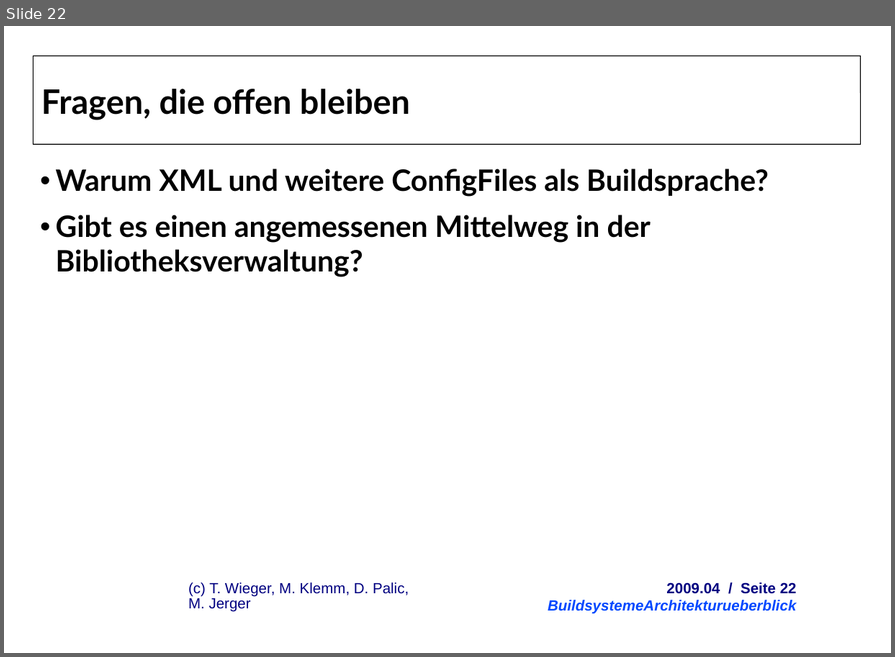
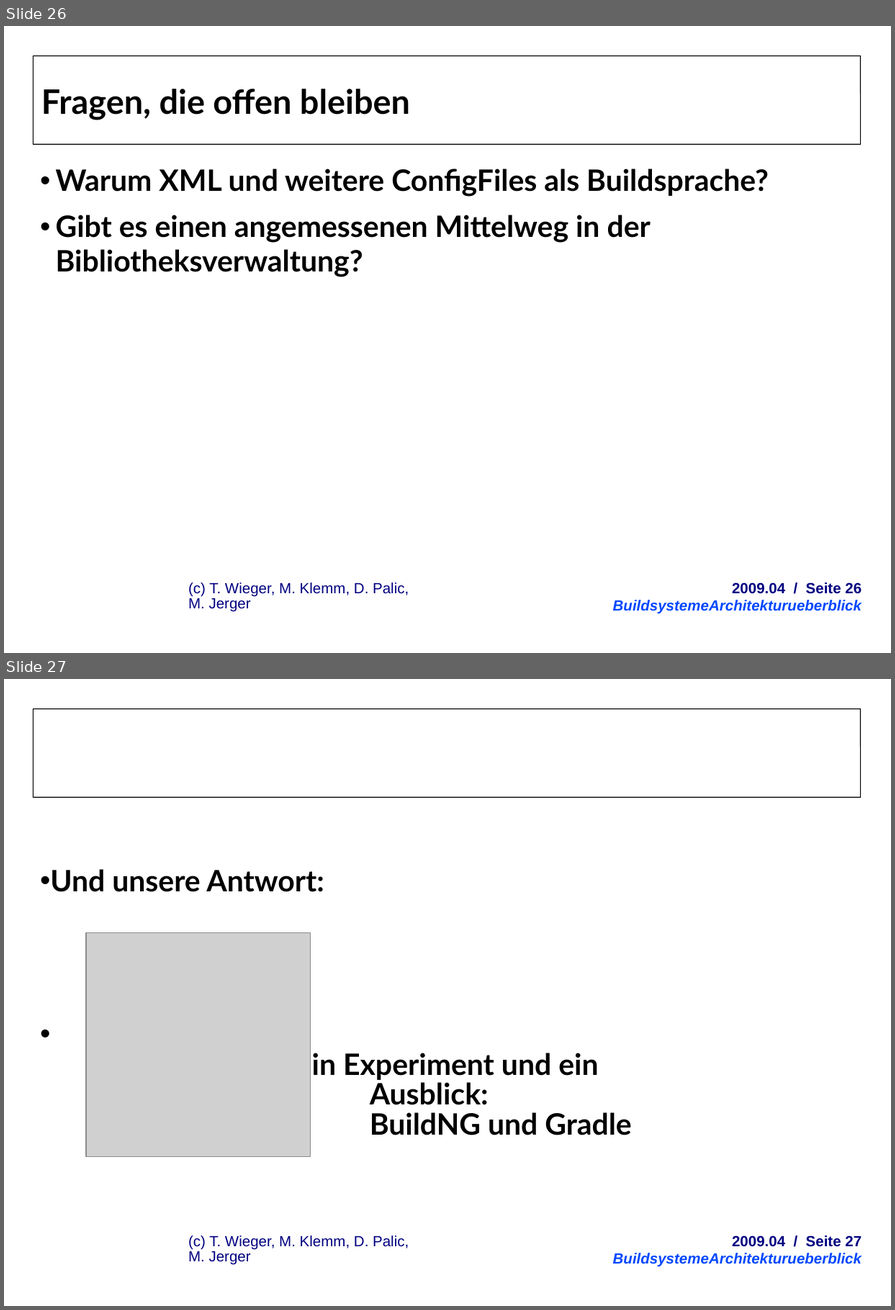
Before and after one commit to herrwieger/experttrainingbuildsystems, a slide deck: praesentationen/BuildsystemeArchitekturueberblick.odp. Shown one above the other, each under a label of ours: slide 22 before the commit, slides 26 and 27 after it. The pictures are 895x657 and 895x1310 pixels, drawn with LibreOffice and Linux fonts; fonts in the diff are those of the drawing; grey boxes stand for pictures; background and template pictures are left out. Boxes give left, top, right and bottom in pixels: in the first picture for what was removed or moved away, otherwise in the second. Text is boxed around its words. In the diff, an @@ line names an element or a change of style, - is before the commit and + after.

```diff
--- a/praesentationen/BuildsystemeArchitekturueberblick.odp
+++ b/praesentationen/BuildsystemeArchitekturueberblick.odp
@@ slide 27 added at (4,679,891,1306), background #FFFFFF; not listed: 3 template elements that a slide beside it also shows @@
@@ text added at (50,869,631,1135), 28 pt, text #000000, bold @@
+• Und unsere Antwort:
+• Ein Experiment und ein
+  Ausblick:
+  BuildNG und Gradle
@@ picture added at (86,933,310,1157) @@
@@ what was slide 22 is now slide 26 @@
@@ slide 26 changed as well @@
@@ text: place and size @@
-text at (548,583,797,614)
+text at (613,583,862,614)
@@ text at (732,583,862,594): text changed @@
-2009.04 / Seite 22
+2009.04 / Seite 26
```
Also in this commit, not shown: 26 other slides changed, 5 other slides added, 1 other file.
